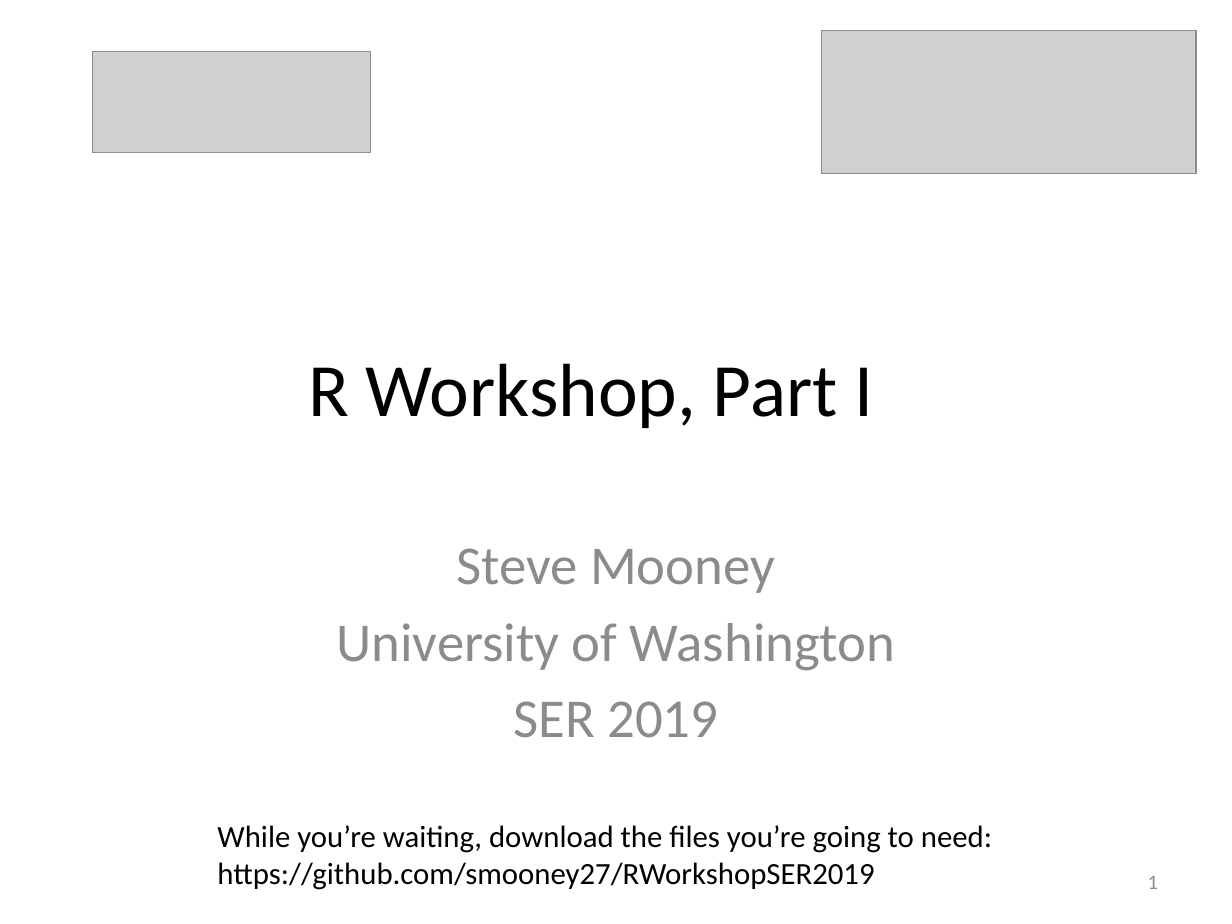
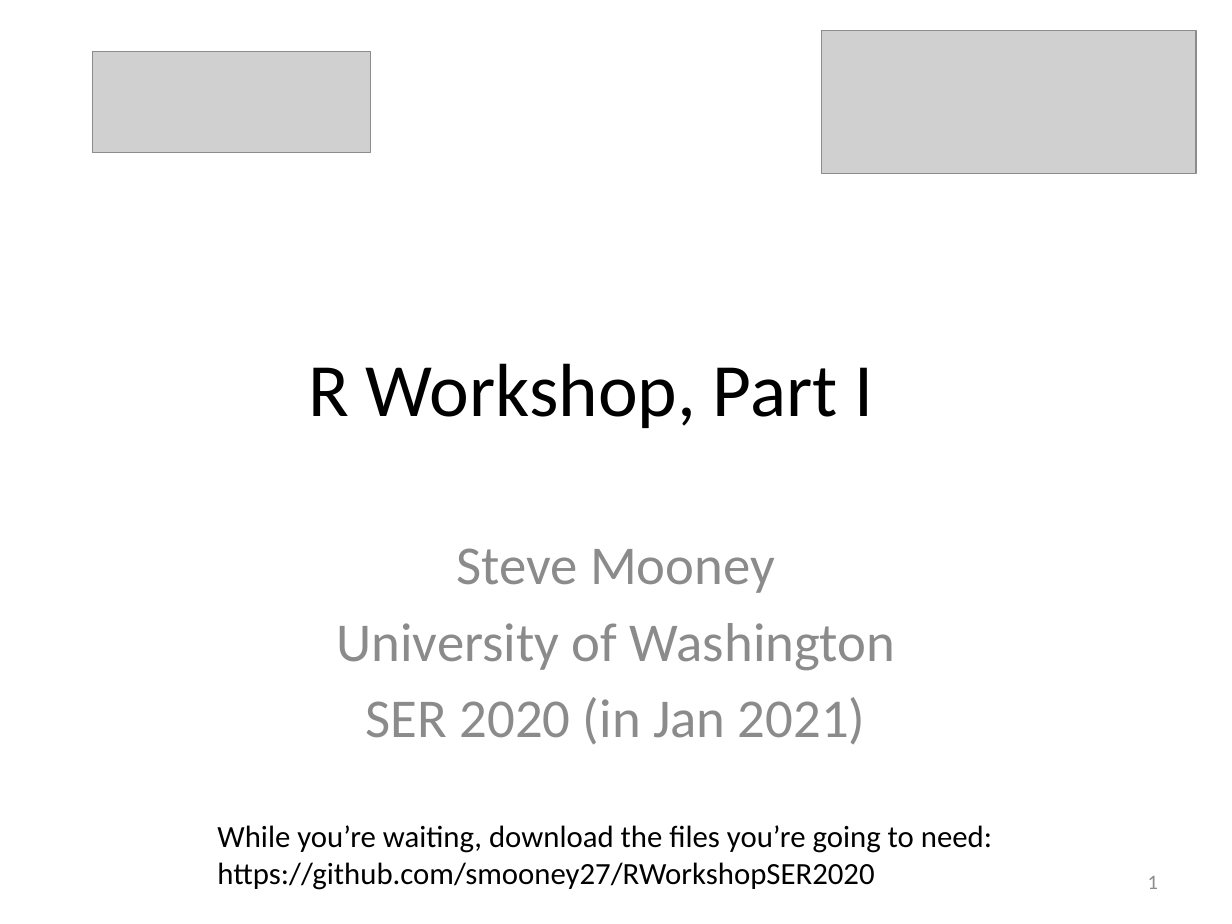
Before and after one commit to smooney27/RWorkshopSER2020, a slide deck: slide 1 of RWorkshopPart1-BasicObjects.pptx. Drawn at 1232x924 pixels with LibreOffice and Linux fonts; fonts in the diff are those of the drawing; grey boxes stand for pictures. Boxes give left, top, right and bottom in pixels: in the first picture for what was removed or moved away, otherwise in the second. Text is boxed around its words. In the diff, an @@ line names an element or a change of style, - is before the commit and + after.

```diff
--- a/RWorkshopPart1-BasicObjects.pptx
+++ b/RWorkshopPart1-BasicObjects.pptx
@@ subtitle at bbox=[366, 697, 866, 744]: text changed @@
-SER 2019
+SER 2020 (in Jan 2021)
@@ text at bbox=[217, 825, 992, 890]: text changed @@
-While you’re waiting, download the files you’re going to need: https://github.com/smooney27/RWorkshopSER2019
+While you’re waiting, download the files you’re going to need: https://github.com/smooney27/RWorkshopSER2020
```
Also in this commit, not shown: 24 other slides changed, 7 other files.
